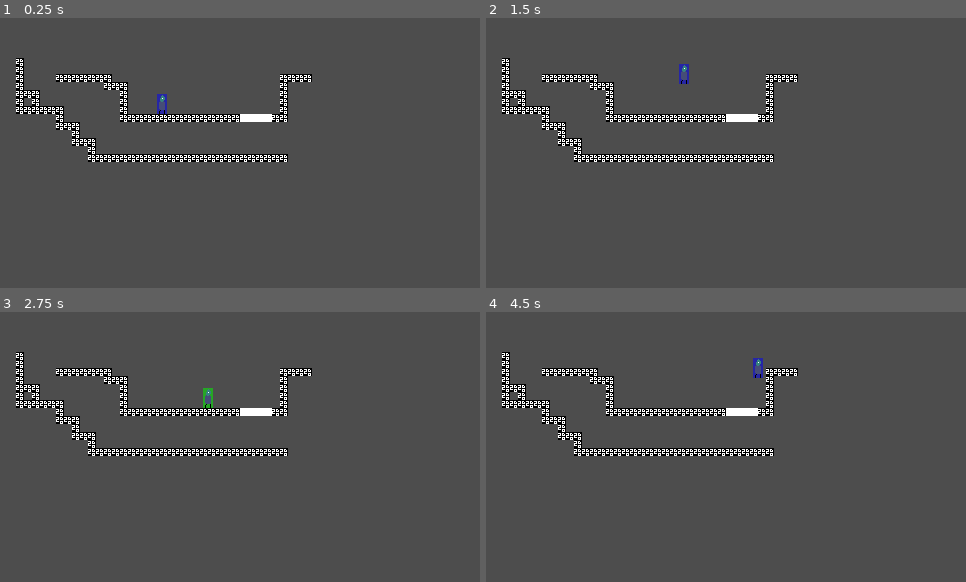
Above: before the commit, frames 1-4 (two rows, left to right).
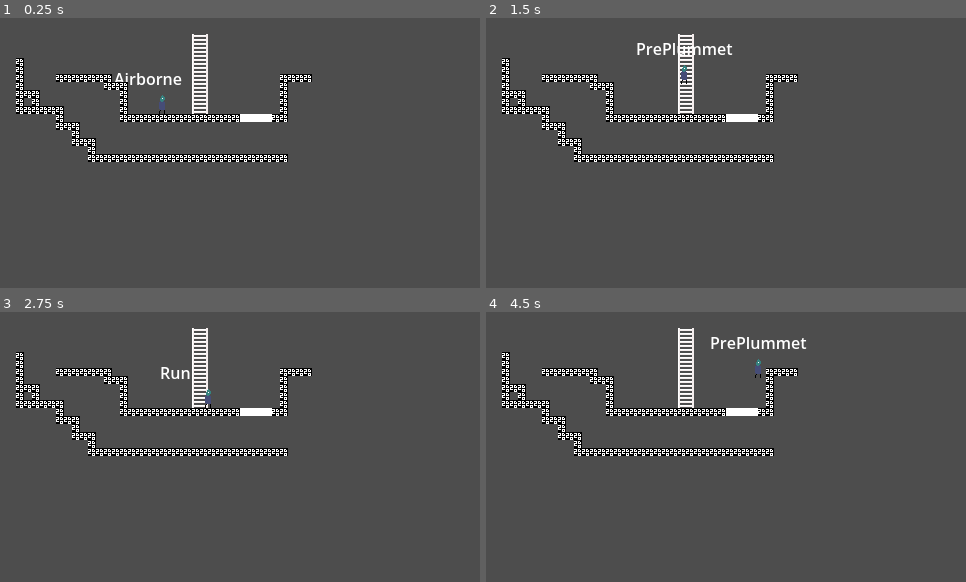
Above: after the commit, the same moments.

Repository: ehj37/Godot-Wild-Jam-90
Game: Godot game, scene res://scenes/main.tscn
Same seed, same stepped clock (60 frames per second), same inputs: the game is played once before the commit and once after it.
Inputs:
- Up to frame 1 (0.25 s): no input
- Up to frame 2 (1.5 s): hold D (move_right) from 0.53 s (still down); tap Space (jump) at 0.6, 0.77, 1.07, 1.35 s
- Up to frame 3 (2.75 s): tap Space (jump) at 1.52, 1.82, 2.1 s; release D (move_right) at 2.03 s; hold A (move_left) from 2.03 s (still down)
- Up to frame 4 (4.5 s): release A (move_left) at 2.78 s; hold D (move_right) 2.78-4.28 s; tap Space (jump) at 2.85, 3.02, 3.32, 3.6, 3.77, 4.07, 4.35 s; hold A (move_left) from 4.28 s (still down)

The runs differ from the first frame. In frame 1, 1.0% of the frame differs, in the area x 23-44%, y 5-36%; in frame 2, 1.0%; in frame 3, 0.8%; in frame 4, 1.1%, in the area x 40-67%, y 5-36%.

Commit message:
Switch to tile map ladders

Diff:
--- /dev/null
+++ b/scenes/ladder/ladder.tscn
@@ -0,0 +1,54 @@
+[gd_scene format=3 uid="uid://fjmenbnanih6"]
+
+[ext_resource type="Texture2D" uid="uid://ck8qk1unve2uu" path="res://scenes/ladder/ladder.png" id="1_1hr68"]
+
+[sub_resource type="TileSetAtlasSource" id="TileSetAtlasSource_1hr68"]
+texture = ExtResource("1_1hr68")
+0:2/0 = 0
+0:2/0/z_index = -1
+0:2/0/physics_layer_0/polygon_0/points = PackedVector2Array(-8, 1, 8, 1, 8, 8, -8, 8)
+1:2/0 = 0
+1:2/0/z_index = -1
+1:2/0/physics_layer_0/polygon_0/points = PackedVector2Array(-8, 1, 8, 1, 8, 8, -8, 8)
+2:2/0 = 0
+2:2/0/z_index = -1
+2:2/0/physics_layer_0/polygon_0/points = PackedVector2Array(-8, 1, 8, 1, 8, 8, -8, 8)
+0:3/0 = 0
+0:3/0/z_index = -1
+0:3/0/physics_layer_0/polygon_0/points = PackedVector2Array(-8, -8, 8, -8, 8, 8, -8, 8)
+
+[sub_resource type="TileSet" id="TileSet_ker02"]
+physics_layer_0/collision_layer = 32
+physics_layer_0/collision_mask = 0
+sources/0 = SubResource("TileSetAtlasSource_1hr68")
+
+[node name="Ladder" type="TileMapLayer" unique_id=2082239727]
+tile_set = SubResource("TileSet_ker02")
+
+[node name="Sprite2D" type="Sprite2D" parent="." unique_id=1171464878]
+visible = false
+texture_filter = 1
+texture = ExtResource("1_1hr68")
+metadata/_aseprite_wizard_interface_config_ = {
+"output_section": true,
+"pending_changes": {}
+}
+metadata/_aseprite_wizard_config_ = {
+"convert_fps_field": 60.0,
+"convert_ms_field": 16.0,
+"convert_to_fps": false,
+"embed_tex": false,
+"i_mode": 1,
+"keep_anim_length": false,
+"layers": [],
+"o_ex_p": "",
+"o_folder": "",
+"o_name": "",
+"only_visible": false,
+"player": "",
+"scale": "1.0",
+"slice": "",
+"source": "res://scenes/ladder/ladder.aseprite",
+"source_uid": 6034352504715314143
+}
+metadata/_aseprite_wizard_source_file_hash_ = "e88c9c325768694849db23680ea4ef29"
--- a/scenes/main.tscn
+++ b/scenes/main.tscn
@@ -5,9 +5,7 @@
 [ext_resource type="PackedScene" uid="uid://ch05hmffks1r0" path="res://scenes/camera/camera.tscn" id="2_tbgi4"]
 [ext_resource type="PackedScene" uid="uid://c4jepvn8yish7" path="res://scenes/breakable_platforms/breakable_platform.tscn" id="3_sugp2"]
 [ext_resource type="PackedScene" uid="uid://vom35pfu5i07" path="res://scenes/screen/screen.tscn" id="4_jyhfs"]
-
-[sub_resource type="RectangleShape2D" id="RectangleShape2D_sugp2"]
-size = Vector2(20, 88)
+[ext_resource type="PackedScene" uid="uid://fjmenbnanih6" path="res://scenes/ladder/ladder.tscn" id="6_tefeu"]
 
 [node name="Main" type="Node2D" unique_id=666063091]
 
@@ -23,14 +21,8 @@
 [node name="Terrain" parent="Screen" unique_id=1450694777 instance=ExtResource("2_0wfyh")]
 tile_map_data = PackedByteArray("AAAQAAwAAAAAAAAAAAARAAwAAAAAAAAAAAASAAwAAAAAAAAAAAATAAwAAAAAAAAAAAAUAAwAAAAAAAAAAAAVAA …(1312 unchanged characters)…
 
-[node name="LadderTest" type="StaticBody2D" parent="Screen" unique_id=1213299332]
-position = Vector2(224, 75)
-collision_layer = 32
-collision_mask = 0
-
-[node name="CollisionShape2D" type="CollisionShape2D" parent="Screen/LadderTest" unique_id=957568167]
-position = Vector2(0, -23)
-shape = SubResource("RectangleShape2D_sugp2")
+[node name="Ladder" parent="Screen" unique_id=2082239727 instance=ExtResource("6_tefeu")]
+tile_map_data = PackedByteArray("AAAMAAUAAAAAAAMAAAAMAAQAAAAAAAMAAAAMAAMAAAAAAAMAAAAMAAIAAAAAAAMAAAAMAAEAAAAAAAMAAAA=")
 
 [node name="BreakablePlatform" parent="Screen" unique_id=621922022 instance=ExtResource("3_sugp2")]
 position = Vector2(256, 100)
--- a/scenes/player/player.gd
+++ b/scenes/player/player.gd
@@ -12,9 +12,9 @@
 
 var _pressed_movement_inputs: Array[String] = []
 
-@onready var color_rect: ColorRect = $ColorRect
 @onready var ladder_ray_cast_down: RayCast2D = $LadderRayCastDown
 @onready var ladder_ray_cast_up: RayCast2D = $LadderRayCastUp
+@onready var state_machine_debug_label: Label = $StateMachineDebugLabel
 
 
 func get_input_direction() -> Vector2:
@@ -43,3 +43,7 @@
 				_pressed_movement_inputs.append(movement_input)
 		else:
 			_pressed_movement_inputs.erase(movement_input)
+
+
+func _on_state_machine_state_entered(state_name: String) -> void:
+	state_machine_debug_label.text = state_name
--- a/scenes/player/player.tscn
+++ b/scenes/player/player.tscn
@@ -86,11 +86,11 @@
 script = ExtResource("10_h17s1")
 metadata/_custom_type_script = "uid://co3jswbhja34f"
 
-[node name="ColorRect" type="ColorRect" parent="." unique_id=1515509310]
-modulate = Color(1, 1, 1, 0.5)
-offset_left = -5.0
-offset_top = -20.0
-offset_right = 5.0
+[node name="StateMachineDebugLabel" type="Label" parent="." unique_id=1989459683]
+offset_left = -48.0
+offset_top = -47.0
+offset_right = 51.0
+offset_bottom = -24.0
 
 [node name="Sprite2D" type="Sprite2D" parent="." unique_id=1838894270]
 texture_filter = 1
@@ -133,3 +133,5 @@
 target_position = Vector2(0, -10)
 collision_mask = 32
 hit_from_inside = true
+
+[connection signal="state_entered" from="StateMachine" to="." method="_on_state_machine_state_entered"]
--- a/scenes/player/state/airborne.gd
+++ b/scenes/player/state/airborne.gd
@@ -1,6 +1,5 @@
 extends PlayerState
 
-const AIRBORNE_COLOR: Color = Color.BLUE
 const GRAVITY: float = 900.0
 const MAX_FALL_SPEED: float = 500.0
 const AIRBORNE_MOVE_ACCELERATION: float = 150.0
@@ -44,7 +43,6 @@
 
 
 func enter(data: Dictionary = {}) -> void:
-	_player.color_rect.color = AIRBORNE_COLOR
 	if data.get("jump", false):
 		var input_direction: Vector2 = _player.get_input_direction()
 		if !input_direction.is_zero_approx():
--- a/scenes/player/state/idle.gd
+++ b/scenes/player/state/idle.gd
@@ -25,7 +25,3 @@
 		return
 
 	_player.velocity.x = move_toward(_player.velocity.x, 0, delta * Player.MOVE_DECELERATION)
-
-
-func enter(_data: Dictionary = {}) -> void:
-	_player.color_rect.color = IDLE_COLOR
--- a/scenes/player/state/ladder_down.gd
+++ b/scenes/player/state/ladder_down.gd
@@ -21,12 +21,6 @@
 
 
 func _snap_to_ladder_center() -> void:
-	# TODO: Might need to change from StaticBody2D if and when I switch to tile map ladders
-	var collider: StaticBody2D = _player.ladder_ray_cast_down.get_collider()
-	var collider_collision_shape: CollisionShape2D = collider.get_child(
-		_player.ladder_ray_cast_down.get_collider_shape()
-	)
-	var target_x_pos: float = collider_collision_shape.global_position.x
-
+	var target_x_pos: float = TileMapUtils.get_ladder_target_x(_player.ladder_ray_cast_down)
 	if _player.global_position.x != target_x_pos:
 		_player.global_position.x = target_x_pos
--- a/scenes/player/state/ladder_up.gd
+++ b/scenes/player/state/ladder_up.gd
@@ -21,12 +21,6 @@
 
 
 func _snap_to_ladder_center() -> void:
-	# TODO: Might need to change from StaticBody2D if and when I switch to tile map ladders
-	var collider: StaticBody2D = _player.ladder_ray_cast_up.get_collider()
-	var collider_collision_shape: CollisionShape2D = collider.get_child(
-		_player.ladder_ray_cast_up.get_collider_shape()
-	)
-	var target_x_pos: float = collider_collision_shape.global_position.x
-
+	var target_x_pos: float = TileMapUtils.get_ladder_target_x(_player.ladder_ray_cast_down)
 	if _player.global_position.x != target_x_pos:
 		_player.global_position.x = target_x_pos
--- a/scenes/player/state/run.gd
+++ b/scenes/player/state/run.gd
@@ -1,6 +1,5 @@
 extends PlayerState
 
-const RUN_COLOR: Color = Color.GREEN
 const NON_PIVOT_MOVE_ACCELERATION: float = 650.0
 const PIVOT_MOVE_ACCELERATION: float = 1200.0
 
@@ -37,7 +36,3 @@
 
 	if input_direction.is_zero_approx():
 		_state_machine.transition_to("Idle")
-
-
-func enter(_data: Dictionary = {}) -> void:
-	_player.color_rect.color = RUN_COLOR
--- a/scripts/autoload/time_scale_manager.gd
+++ b/scripts/autoload/time_scale_manager.gd
@@ -7,3 +7,7 @@
 
 func unfreeze_time() -> void:
 	Engine.time_scale = 1.0
+
+
+func _ready() -> void:
+	process_mode = Node.PROCESS_MODE_ALWAYS
--- a/scripts/state_machine.gd
+++ b/scripts/state_machine.gd
@@ -1,6 +1,8 @@
 class_name StateMachine
 
 extends Node
+
+signal state_entered(state_name: String)
 
 @export var initial_state: State
 
@@ -18,6 +20,7 @@
 
 	var new_state: State = _states[new_state_i]
 	current_state = new_state
+	state_entered.emit(new_state.name)
 	new_state.enter(data)
 
 
@@ -31,6 +34,7 @@
 		child._state_machine = self
 
 	current_state = initial_state
+	state_entered.emit(initial_state.name)
 	initial_state.enter()
 
 
--- /dev/null
+++ b/scripts/tile_map_utils.gd
@@ -0,0 +1,18 @@
+class_name TileMapUtils
+
+extends Node
+
+
+static func get_ladder_target_x(ray_cast: RayCast2D) -> float:
+	var colliding_tile_map_layer: TileMapLayer = ray_cast.get_collider()
+	var collision_point: Vector2 = ray_cast.get_collision_point()
+	var collision_point_in_tile_map_local: Vector2 = colliding_tile_map_layer.to_local(
+		collision_point
+	)
+	var map_position: Vector2i = colliding_tile_map_layer.local_to_map(
+		collision_point_in_tile_map_local
+	)
+
+	var center_point_in_local: Vector2 = colliding_tile_map_layer.map_to_local(map_position)
+	var center_point_in_global: Vector2 = colliding_tile_map_layer.to_global(center_point_in_local)
+	return center_point_in_global.x
Binary file added: scenes/ladder/ladder.aseprite
Not shown, added: scenes/ladder/ladder.aseprite.import
Binary file added: scenes/ladder/ladder.png
Not shown, added: scenes/ladder/ladder.png.import
Not shown, added: scripts/tile_map_utils.gd.uid
